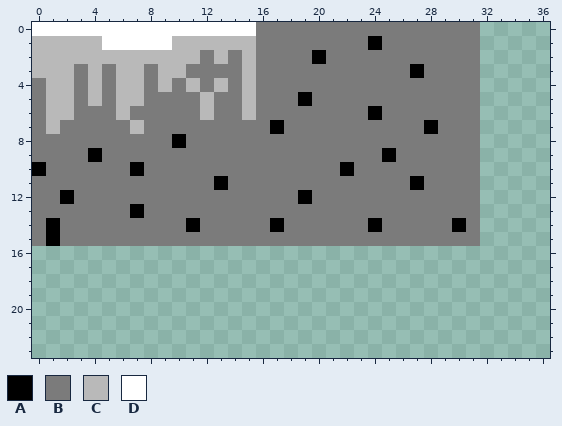
Pixel-art file, stored at art/tiles.aseprite. This is how it looked before the edit.
160x144 pixels, 1 frame. Shown: x 0..36, y 0..23.
Palette (. is transparent): A #000000  B #7b7b7b  C #b9b9b9  D #ffffff
The same view after the edit:
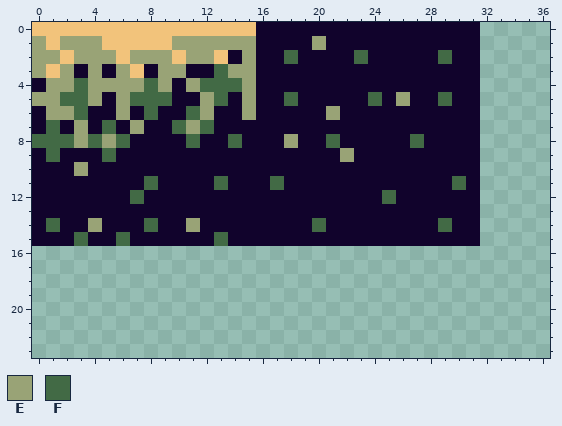
Colours new in this view: E #99a376  F #426a45
Edits made:
{"colour":"B","old":"#7b7b7b","new":"#11032c"}
{"colour":"D","old":"#ffffff","new":"#f2c37b"}
{"y":1,"x":0,"old":"CCCCC","new":"EDEEE"}
{"y":1,"x":10,"old":"CCCCCC","new":"EEEEEE"}
{"y":1,"x":20,"old":"B","new":"E"}
{"y":1,"x":24,"old":"A","new":"B"}
{"y":2,"x":0,"old":"CCCCCCCCCCCCBC","new":"EEDEEEDEEEDEED"}
{"y":2,"x":15,"old":"C","new":"E"}
{"y":2,"x":18,"old":"B","new":"F"}
{"y":2,"x":20,"old":"A","new":"B"}
{"y":2,"x":23,"old":"B","new":"F"}
{"y":2,"x":29,"old":"B","new":"F"}
{"y":3,"x":0,"old":"CCC","new":"EDE"}
{"y":3,"x":4,"old":"C","new":"E"}
{"y":3,"x":6,"old":"CC","new":"ED"}
{"y":3,"x":9,"old":"CC","new":"EE"}
{"y":3,"x":13,"old":"BBC","new":"FEE"}
{"y":3,"x":27,"old":"A","new":"B"}
{"y":4,"x":1,"old":"CCBCBCCBC","new":"EEFEEEEFE"}
{"y":4,"x":11,"old":"CBCBC","new":"EFFFE"}
{"y":5,"x":0,"old":"BCCBC","new":"EEFFE"}
{"y":5,"x":6,"old":"CCBB","new":"EFFF"}
{"y":5,"x":12,"old":"CB","new":"EF"}
{"y":5,"x":15,"old":"C","new":"E"}
{"y":5,"x":18,"old":"BA","new":"FB"}
{"y":5,"x":24,"old":"B","new":"F"}
{"y":5,"x":26,"old":"B","new":"E"}
{"y":5,"x":29,"old":"B","new":"F"}
{"y":6,"x":1,"old":"CCB","new":"EEF"}
{"y":6,"x":6,"old":"C","new":"E"}
{"y":6,"x":8,"old":"B","new":"F"}
{"y":6,"x":11,"old":"BC","new":"FE"}
{"y":6,"x":15,"old":"C","new":"E"}
{"y":6,"x":21,"old":"B","new":"E"}
{"y":6,"x":24,"old":"A","new":"B"}
{"y":7,"x":1,"old":"C","new":"F"}
{"y":7,"x":3,"old":"B","new":"E"}
{"y":7,"x":5,"old":"B","new":"F"}
{"y":7,"x":7,"old":"C","new":"E"}
{"y":7,"x":10,"old":"BBB","new":"FEF"}
{"y":7,"x":17,"old":"A","new":"B"}
{"y":7,"x":28,"old":"A","new":"B"}
{"y":8,"x":0,"old":"BBBBBBB","new":"FFFEFEF"}
{"y":8,"x":10,"old":"AB","new":"BF"}
{"y":8,"x":14,"old":"B","new":"F"}
{"y":8,"x":18,"old":"B","new":"E"}
{"y":8,"x":21,"old":"B","new":"F"}
{"y":8,"x":27,"old":"B","new":"F"}
{"y":9,"x":1,"old":"B","new":"F"}
{"y":9,"x":4,"old":"AB","new":"BF"}
{"y":9,"x":22,"old":"B","new":"E"}
{"y":9,"x":25,"old":"A","new":"B"}
{"y":10,"x":0,"old":"A","new":"B"}
{"y":10,"x":3,"old":"B","new":"E"}
{"y":10,"x":7,"old":"A","new":"B"}
{"y":10,"x":22,"old":"A","new":"B"}
{"y":11,"x":8,"old":"B","new":"F"}
{"y":11,"x":13,"old":"A","new":"F"}
{"y":11,"x":17,"old":"B","new":"F"}
{"y":11,"x":27,"old":"A","new":"B"}
{"y":11,"x":30,"old":"B","new":"F"}
{"y":12,"x":2,"old":"A","new":"B"}
{"y":12,"x":7,"old":"B","new":"F"}
{"y":12,"x":19,"old":"A","new":"B"}
{"y":12,"x":25,"old":"B","new":"F"}
{"y":13,"x":7,"old":"A","new":"B"}
{"y":14,"x":1,"old":"A","new":"F"}
{"y":14,"x":4,"old":"B","new":"E"}
{"y":14,"x":8,"old":"B","new":"F"}
{"y":14,"x":11,"old":"A","new":"E"}
{"y":14,"x":17,"old":"A","new":"B"}
{"y":14,"x":20,"old":"B","new":"F"}
{"y":14,"x":24,"old":"A","new":"B"}
{"y":14,"x":29,"old":"BA","new":"FB"}
{"y":15,"x":1,"old":"A","new":"B"}
{"y":15,"x":3,"old":"B","new":"F"}
{"y":15,"x":6,"old":"B","new":"F"}
{"y":15,"x":13,"old":"B","new":"F"}
